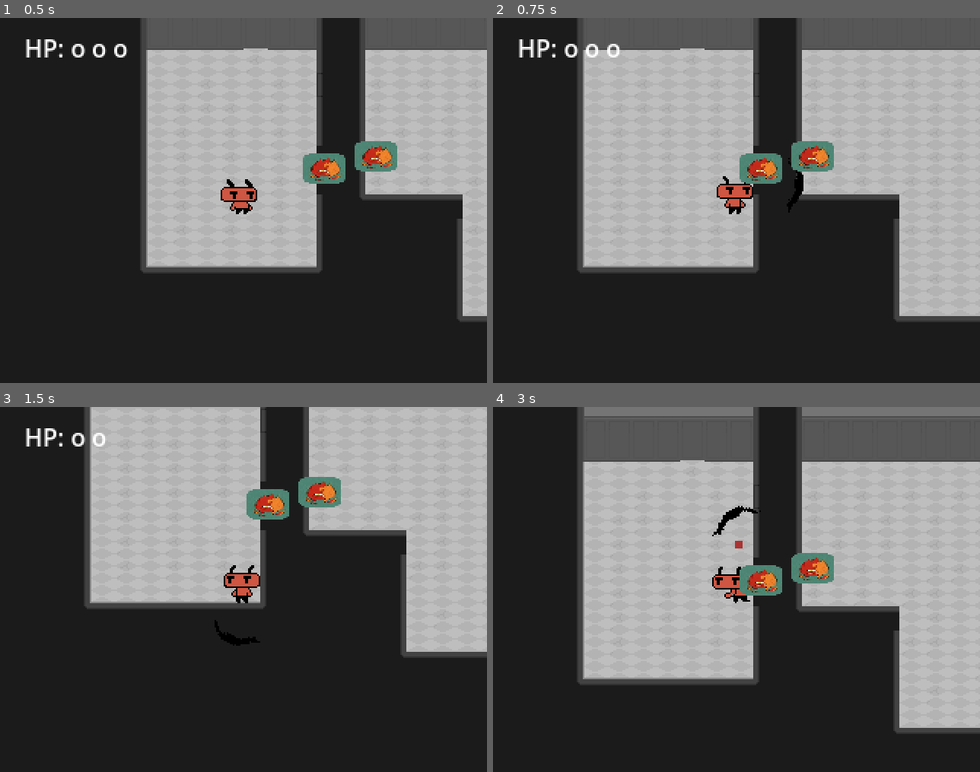
Above: before the commit, frames 1-4 (two rows, left to right).
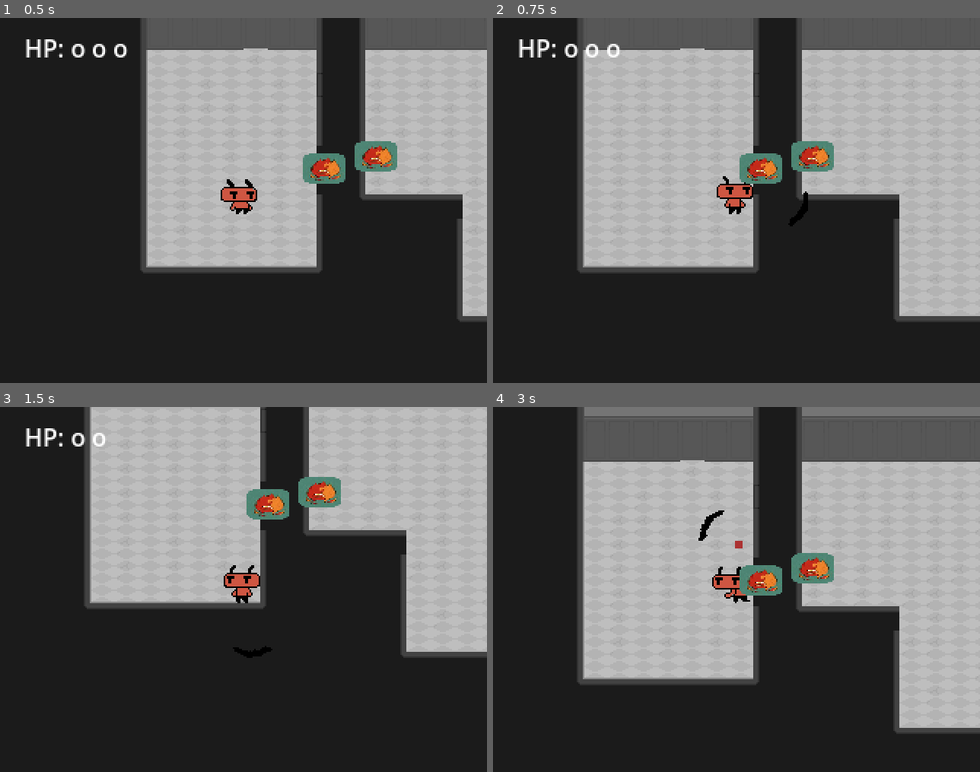
Above: after the commit, the same moments.

Repository: dead-rabbit-studio/hell-scout
Game: Godot game, scene res://main_game.tscn
Two runs of this game, one before a commit and one after it. Both use one fixed random seed, a clock stepped at 60 frames per second and the inputs below.
Inputs:
- Up to frame 1 (0.5 s): no input
- Up to frame 2 (0.75 s): tap Enter at 0.5 s; hold Right (move_right) from 0.53 s (still down); tap Space (attack) at 0.6 s
- Up to frame 3 (1.5 s): release Right (move_right) at 1.28 s; hold Down (move_down) from 1.28 s (still down); tap Space (attack) at 1.35 s
- Up to frame 4 (3 s): release Down (move_down) at 2.03 s; hold Right (move_right) 2.03-2.78 s; tap E (interact) at 2.1 s; tap Space (attack) at 2.3, 2.85 s; hold Up (move_up) from 2.78 s (still down)

Frame 1 is identical in both runs. In frame 2, 0.3% of the frame differs, in the area x 60-65%, y 38-58%; in frame 3, 0.3%; in frame 4, 0.3%, in the area x 42-55%, y 27-37%.

Commit message:
feat: update player attack speed

Diff:
--- a/weapons/melee_attack.gd
+++ b/weapons/melee_attack.gd
@@ -6,10 +6,7 @@
 @onready var _attack_vfx = $AttackVfx
 
 func attack(attacking) -> void:
-	print_debug("Attack called with: ", attacking)
-
 	if _attack_vfx.is_playing():
-		print_debug("Attack animation already playing")
 		return
 
 	is_attacking = attacking
@@ -40,27 +37,26 @@
 			_attack_vfx.rotation = 90
 			flip_v = true
 
-		print_debug("Playing attack animation in direction: ", attack_direction)
 		_attack_vfx.flip_h = flip_h
 		_attack_vfx.flip_v = flip_v
 		_attack_vfx.play("attack")
-		print_debug("Animation started playing: ", _attack_vfx.is_playing())
+
 
 func _set_attack_position(new_position: Vector2) -> void:
 	var player = get_parent()
 	if player is Player:
 		global_position = player.global_position + new_position
-		print_debug("Set attack position to: ", global_position)
+
 
 func _set_attack_shape(size: Vector2) -> void:
 	_melee_area_shape.size = size
 
+
 func _on_player_changed_direction(direction: Vector2):
-	print_debug("Direction changed to: ", direction)
 	attack_direction = direction
 
+
 func _on_attack_vfx_animation_finished() -> void:
-	print_debug("Animation finished")
 	_attack_vfx.pause()
 	_attack_vfx.frame_progress = 0
 	queue_free()
--- a/weapons/melee_attack.tscn
+++ b/weapons/melee_attack.tscn
@@ -64,7 +64,6 @@
 }]
 
 [node name="MeleeAttack" type="Area2D"]
-position = Vector2(16, 32)
 collision_mask = 2
 priority = -1
 script = ExtResource("1_i0l7d")
@@ -77,5 +76,6 @@
 sprite_frames = SubResource("SpriteFrames_7yqwb")
 animation = &"attack"
 frame_progress = 0.474806
+speed_scale = 2.5
 
 [connection signal="animation_finished" from="AttackVfx" to="." method="_on_attack_vfx_animation_finished"]
Empty file added: player/scouter/player.gd
